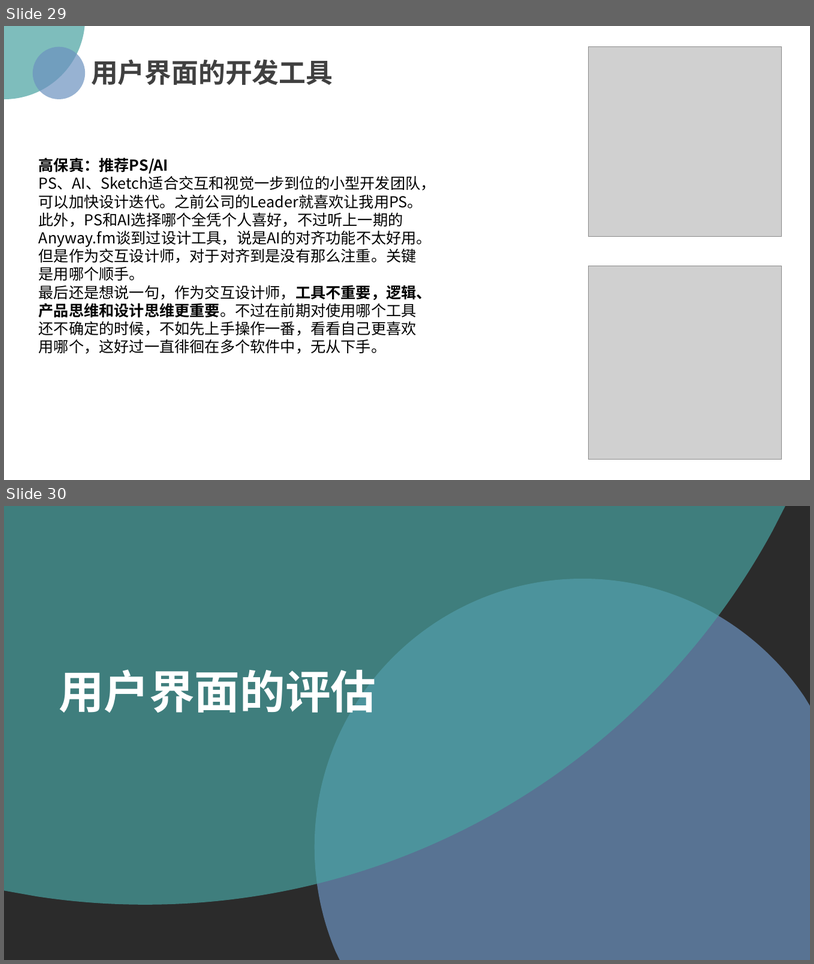
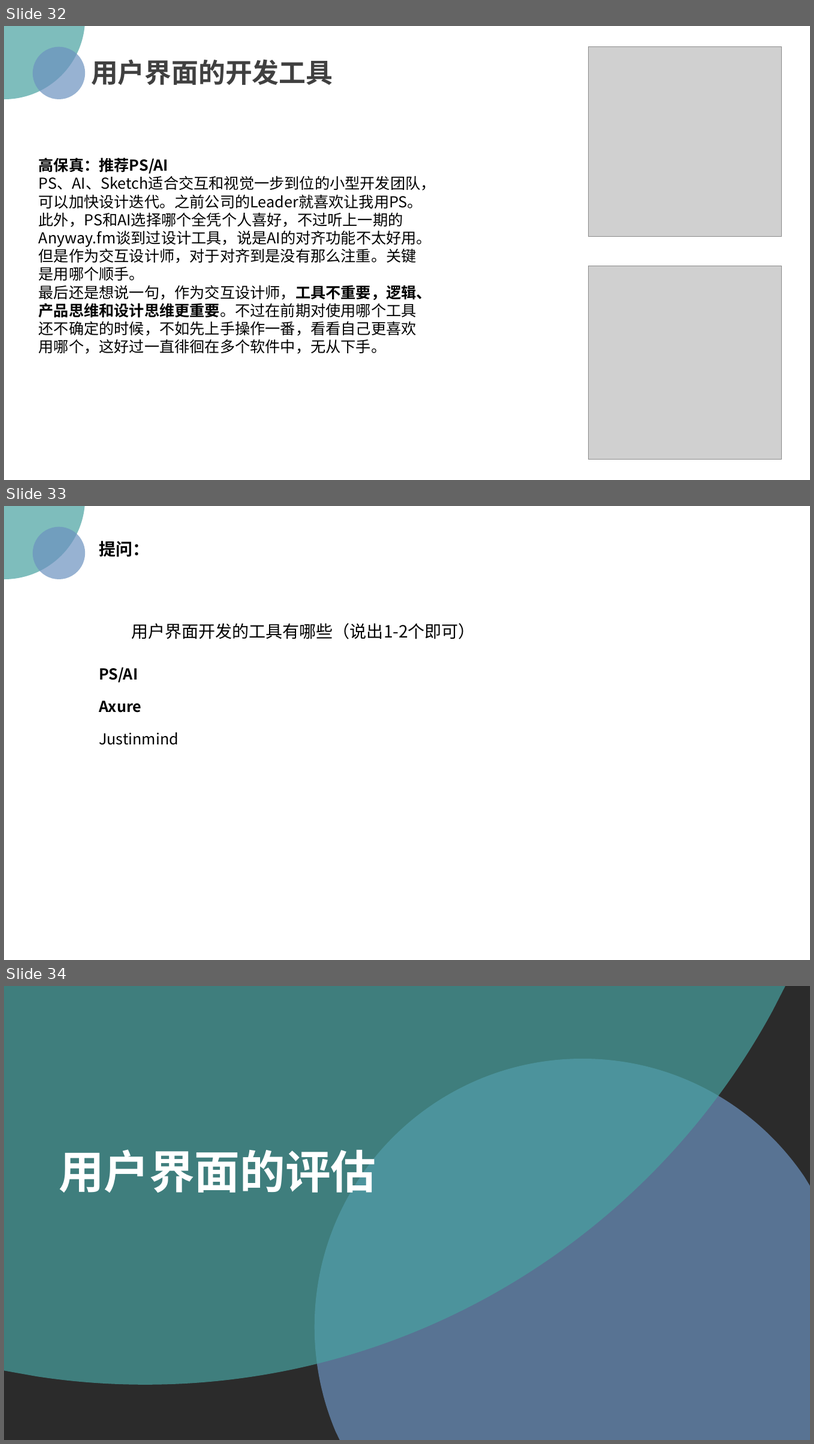
Before and after one commit to PRD2018/PRD2018-G15, a slide deck: 非受控文档/02-陈俊仁/2018-11-4任务/[PRD-15]UML基础二.pptx. Shown one above the other, each under a label of ours: slides 29 and 30 before the commit, slides 32, 33 and 34 after it. The pictures are 814x964 and 814x1444 pixels, drawn with LibreOffice and Linux fonts; fonts in the diff are those of the drawing; grey boxes stand for pictures; background and template pictures are left out; a plain dark background stands for a picture behind light text. Boxes give left, top, right and bottom in pixels: in the first picture for what was removed or moved away, otherwise in the second. Text is boxed around its words. In the diff, an @@ line names an element or a change of style, - is before the commit and + after.

```diff
--- a/非受控文档/02-陈俊仁/2018-11-4任务/[PRD-15]UML基础二.pptx
+++ b/非受控文档/02-陈俊仁/2018-11-4任务/[PRD-15]UML基础二.pptx
@@ slide 33 added at [4,506,810,960], background picture (left out) @@
@@ ellipse added at [4,506,85,579], fill #48A2A0 at 70% opacity @@
@@ ellipse added at [32,526,85,579], fill #6C92C0 at 70% opacity @@
@@ text added at [99,541,149,557], 20 pt, text #000000, bold @@
+提问：
@@ text added at [131,623,476,639], 20 pt, text #000000 @@
+用户界面开发的工具有哪些（说出1-2个即可）
@@ text added at [99,667,138,682], 18 pt, text #000000, bold @@
+PS/AI
@@ text added at [99,700,141,712], 18 pt, text #000000, bold @@
+Axure
@@ text added at [99,732,179,745], 18 pt, text #000000 @@
+Justinmind
@@ what was slide 29 is now slide 32 @@
@@ what was slide 30 is now slide 34 @@
```
Also in this commit, not shown: 4 other slides added.
